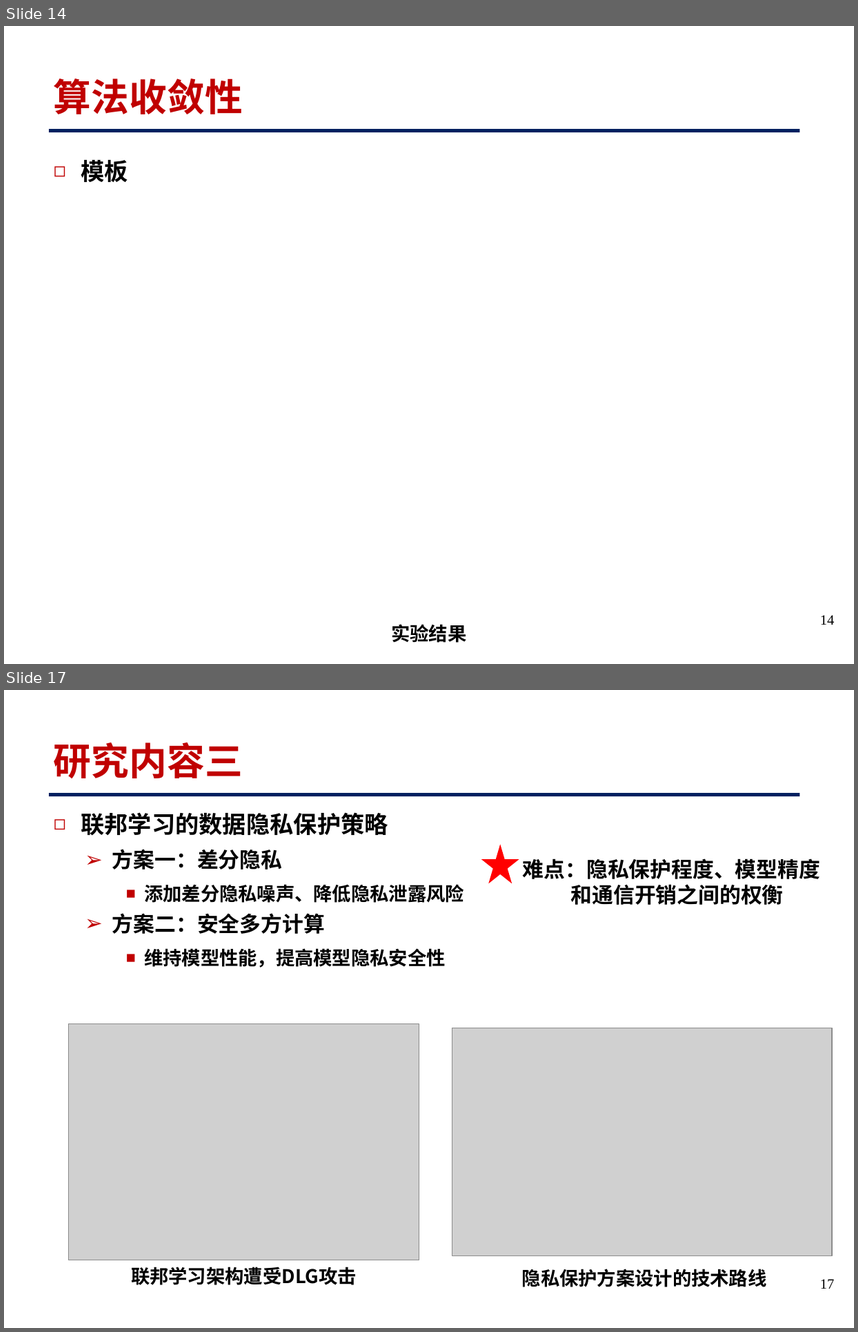
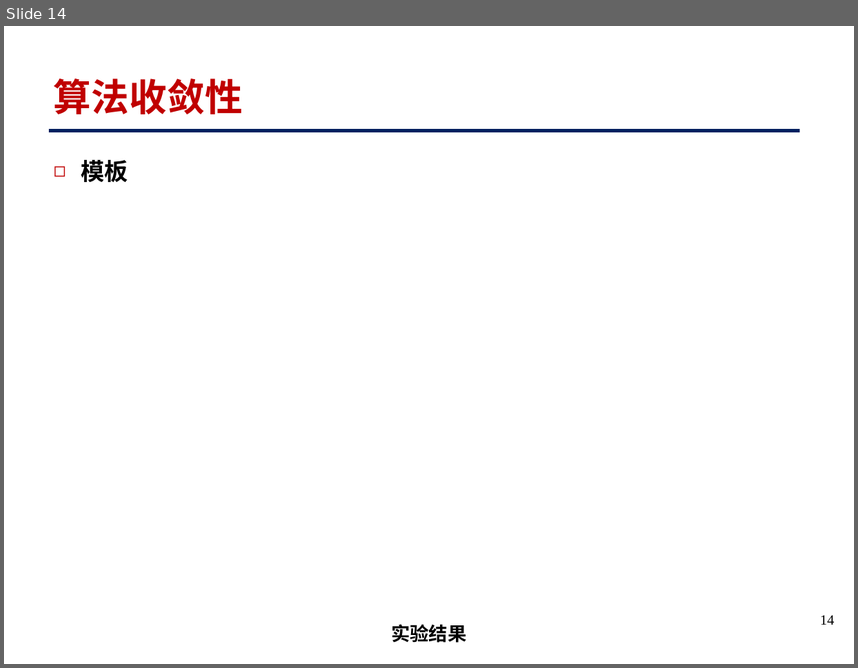
Before and after one commit to lxz36/GitProjectFor-FL-Series-BasedOnHotspotDetection, a slide deck: 联邦蒸馏学习小文章项目-相关ppt+文章+论文源代码/参考文献+联邦+蒸馏学习+icassp+光刻热点参考文献+相关资料ppt/2024-07-31 联邦蒸馏学习-基于卷积.pptx. Shown one above the other, each under a label of ours: slides 14 and 17 before the commit, slide 14 after it; the slides between them are not shown. The pictures are 858x1332 and 858x668 pixels, drawn with LibreOffice and Linux fonts; fonts in the diff are those of the drawing; grey boxes stand for pictures. Boxes give left, top, right and bottom in pixels: in the first picture for what was removed or moved away, otherwise in the second. Text is boxed around its words. In the diff, an @@ line names an element or a change of style, - is before the commit and + after.

Commit message:
加入联邦学习和联邦蒸馏学习的资料

```diff
--- a/联邦蒸馏学习小文章项目-相关ppt+文章+论文源代码/参考文献+联邦+蒸馏学习+icassp+光刻热点参考文献+相关资料ppt/2024-07-31 联邦蒸馏学习-基于卷积.pptx
+++ b/联邦蒸馏学习小文章项目-相关ppt+文章+论文源代码/参考文献+联邦+蒸馏学习+icassp+光刻热点参考文献+相关资料ppt/2024-07-31 联邦蒸馏学习-基于卷积.pptx
@@ slide 17 removed at <box>4,690,854,1328</box>, background #FFFFFF; not listed: 1 template element that a slide beside it also shows @@
@@ title removed at <box>54,742,243,778</box> @@
-研究内容三
@@ text removed at <box>81,812,464,967</box> @@
-◻ 联邦学习的数据隐私保护策略
-  ➢ 方案一：差分隐私
-    ■ 添加差分隐私噪声、降低隐私泄露风险
-  ➢ 方案二：安全多方计算
-    ■ 维持模型性能，提高模型隐私安全性
@@ star removed at <box>481,844,519,883</box> @@
@@ text removed at <box>523,858,820,905</box> @@
-难点：隐私保护程度、模型精度
-和通信开销之间的权衡
@@ picture removed at <box>69,1023,419,1259</box> @@
@@ picture removed at <box>452,1027,833,1255</box> @@
@@ text removed at <box>131,1266,357,1285</box> @@
-联邦学习架构遭受DLG攻击
@@ text removed at <box>522,1268,767,1287</box> @@
-隐私保护方案设计的技术路线
@@ page number removed at <box>820,1279,834,1288</box> @@
-17
```
Also in this commit, not shown: 1 slide changed, 2 other slides removed.
